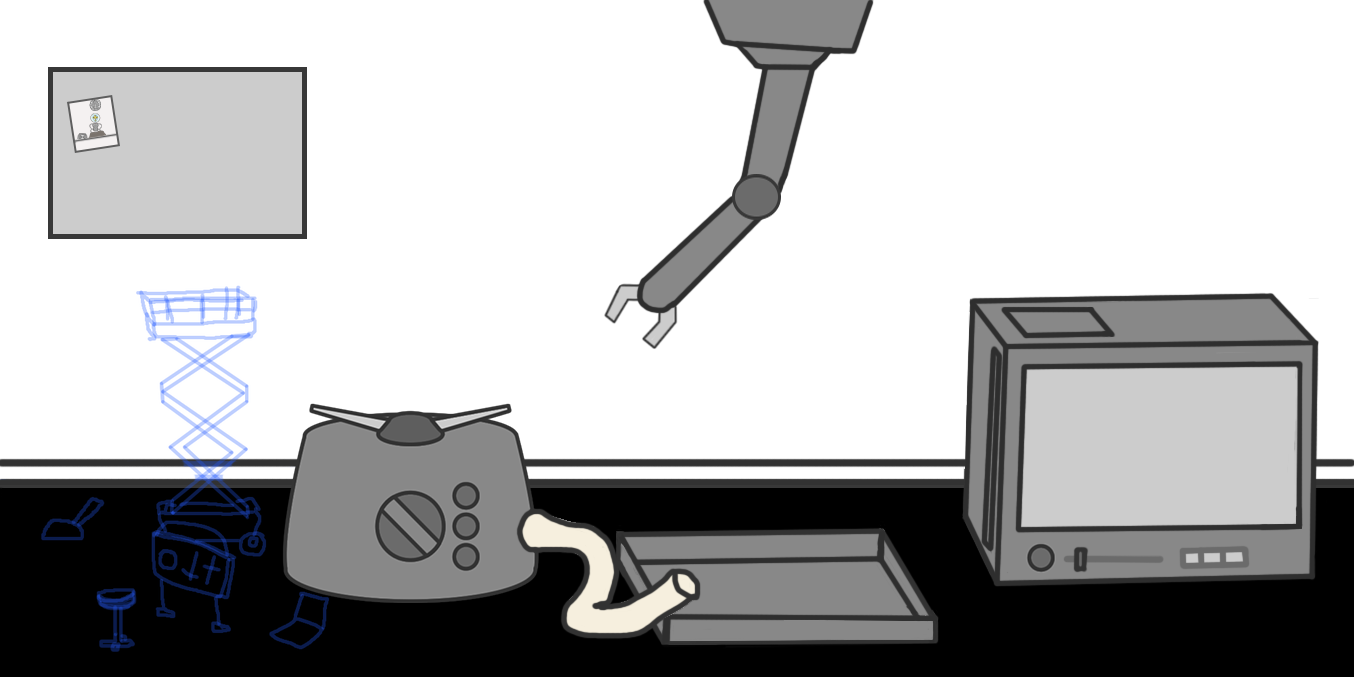
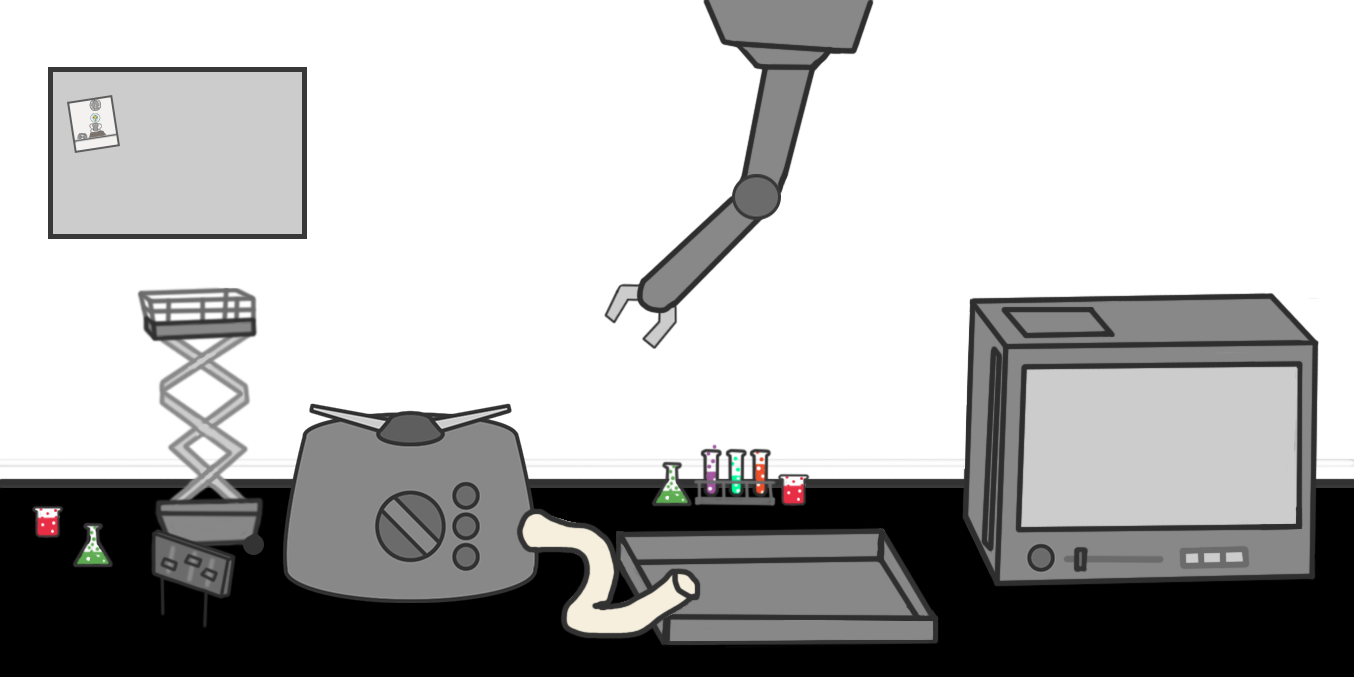
Two versions of the same layered image (1354x677). Layer-by-layer changes:
hid "Outline" over bbox(0, 285, 330, 652)
added layer "Flask_3" above "Flask_Green copy" over bbox(693, 444, 777, 507)
added layer "Flask_Green copy" above "Flask_Green" over bbox(650, 460, 693, 507)
added layer "Flask_Green" above "Flask_Square copy" over bbox(71, 521, 114, 568)
added layer "Flask_Square copy" above "Flask_Square" over bbox(777, 473, 810, 506)
added layer "Flask_Square" above "Thing" over bbox(31, 505, 64, 539)
added group "Thing" with 2 layers above "Lift" over bbox(150, 528, 237, 629)
added layer "Layer 26" in group "Thing" over bbox(151, 528, 237, 629)
added layer "Layer 27" in group "Thing" over bbox(150, 529, 236, 599)
added group "Lift" with 5 layers above "Oven" over bbox(136, 286, 265, 555)
added layer "Layer 22" in group "Lift" over bbox(141, 314, 258, 343)
added layer "Layer 25" in group "Lift" over bbox(145, 320, 254, 339)
added layer "Layer 24" in group "Lift" over bbox(136, 286, 265, 551)
added layer "Layer 23" in group "Lift" over bbox(157, 330, 253, 522)
added layer "Ellipse 1" in group "Lift" over bbox(154, 330, 264, 555)
showed group "Tank" (7 layers) over bbox(524, 444, 966, 507)
painted on "Room" over bbox(0, 458, 1354, 468)
